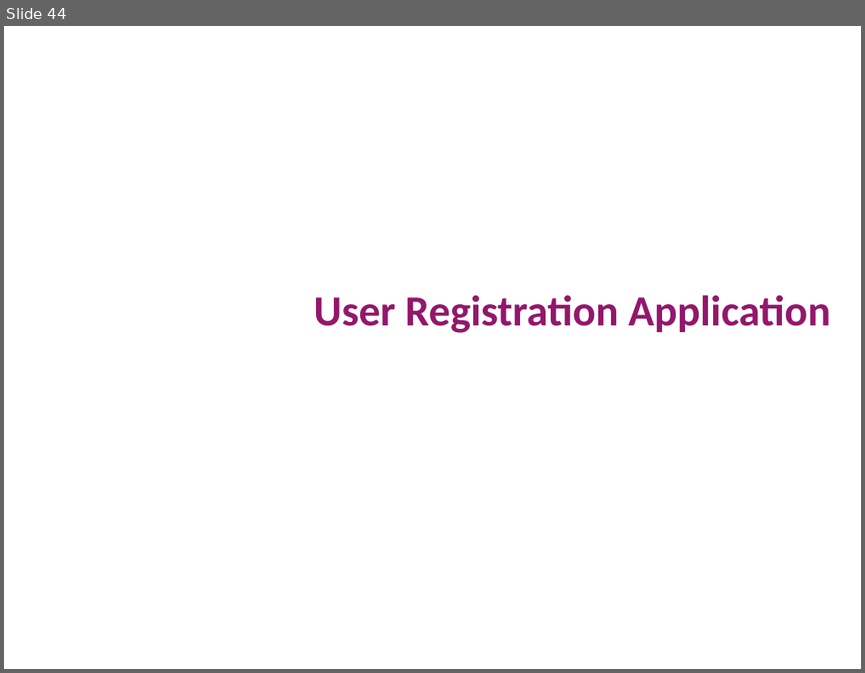
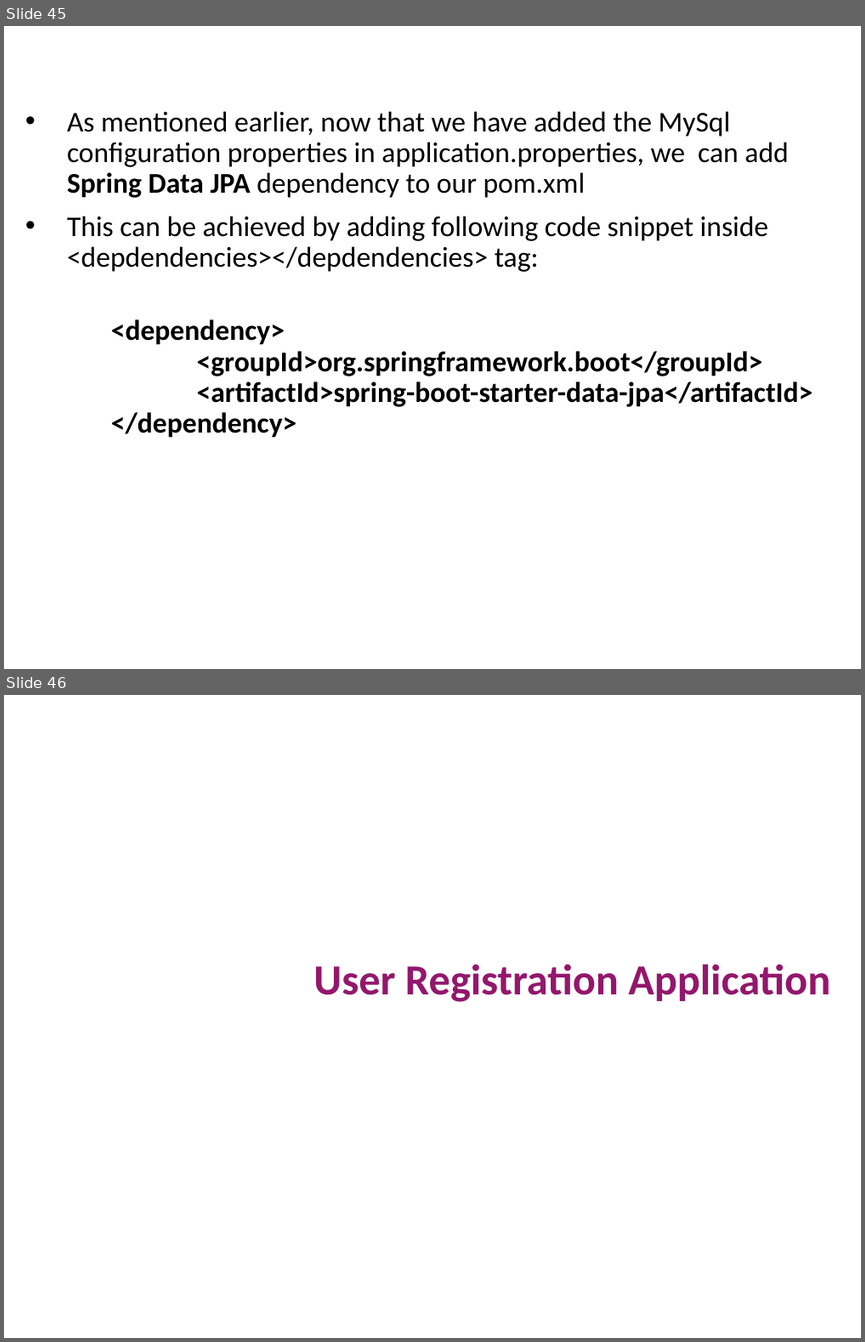
Before and after one commit to vishalrangras/spring-boot-sample, a slide deck: Developing with Spring Boot.pptx. Shown one above the other, each under a label of ours: slide 44 before the commit, slides 45 and 46 after it. The pictures are 865x673 and 865x1342 pixels, drawn with LibreOffice and Linux fonts; fonts in the diff are those of the drawing; background and template pictures are left out. Boxes give left, top, right and bottom in pixels: in the first picture for what was removed or moved away, otherwise in the second. Text is boxed around its words. In the diff, an @@ line names an element or a change of style, - is before the commit and + after.

```diff
--- a/Developing with Spring Boot.pptx
+++ b/Developing with Spring Boot.pptx
@@ slide 45 added at (4, 26, 861, 669), background #FFFFFF @@
@@ title added at (12, 35, 601, 89), 24 pt, text #FFFFFF, bold @@
+Add Spring Data JPA dependency to pom
@@ text added at (67, 111, 813, 437), 24 pt, text #000000 @@
+• As mentioned earlier, now that we have added the MySql configuration properties in application.properties, we can add Spring Data JPA dependency to our pom.xml
+• This can be achieved by adding following code snippet inside <depdendencies></depdendencies> tag:
+<dependency>
+<groupId>org.springframework.boot</groupId>
+<artifactId>spring-boot-starter-data-jpa</artifactId>
+</dependency>
@@ what was slide 44 is now slide 46 @@
```
Also in this commit, not shown: 16 slides changed, 7 other slides added.
